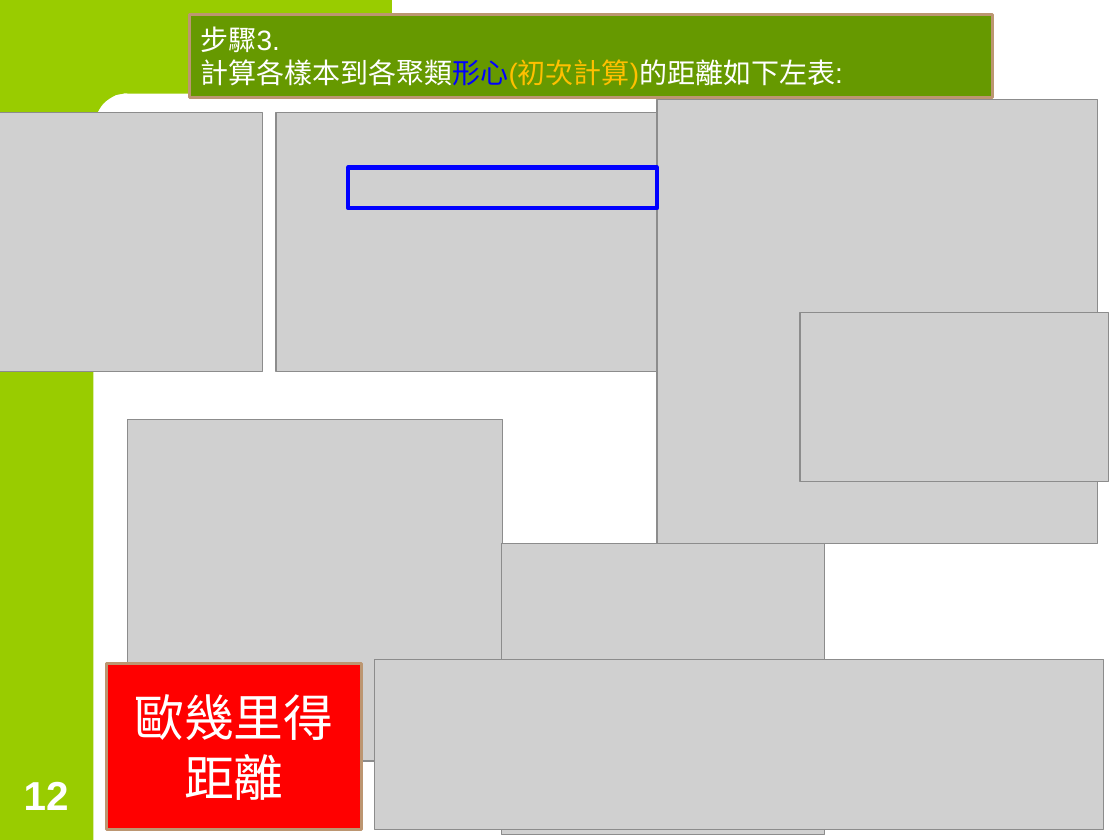
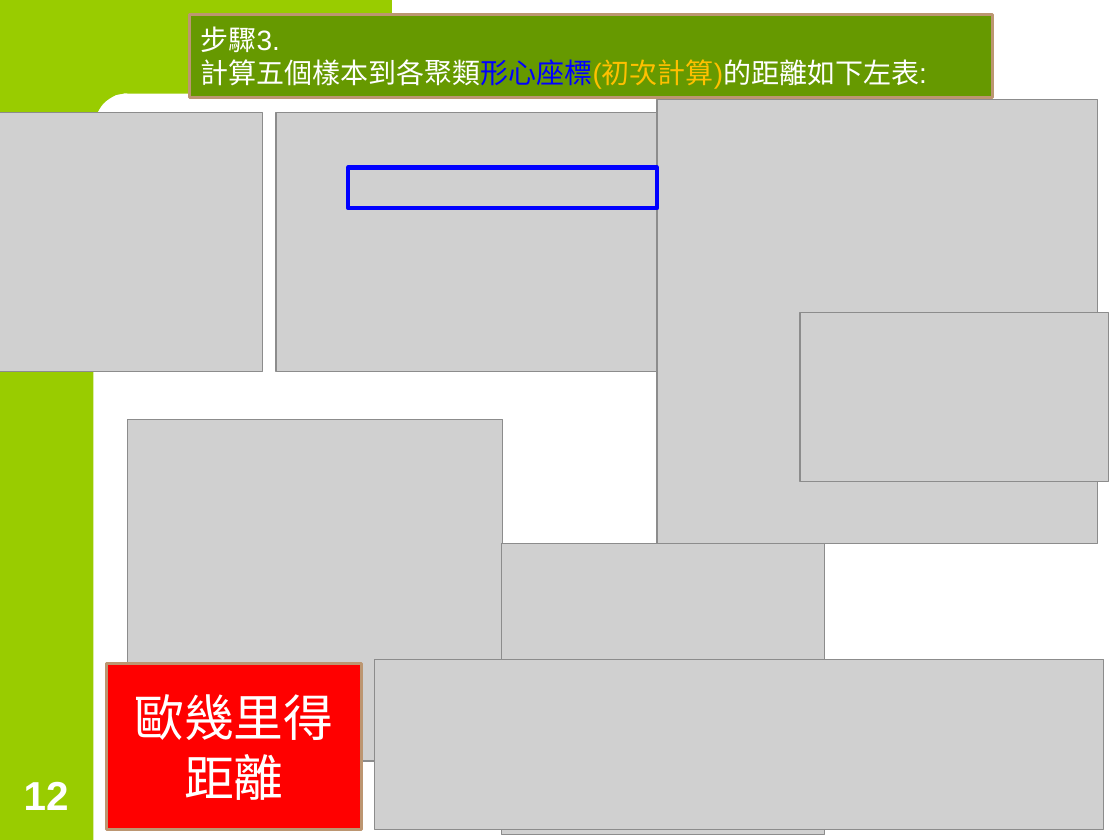
Before and after one commit to chih-chengwu/Data-Mining-MarkDown, a slide deck: slide 12 of 第5章_聚類分析-均值(K-means)聚類分析.pptx. Drawn at 1120x840 pixels with LibreOffice and Linux fonts; fonts in the diff are those of the drawing; grey boxes stand for pictures. Boxes give left, top, right and bottom in pixels: in the first picture for what was removed or moved away, otherwise in the second. Text is boxed around its words. In the diff, an @@ line names an element or a change of style, - is before the commit and + after.

```diff
--- a/第5章_聚類分析-均值(K-means)聚類分析.pptx
+++ b/第5章_聚類分析-均值(K-means)聚類分析.pptx
@@ text in rectangle at box(201, 59, 927, 89): text changed @@
-計算各樣本到各聚類形心(初次計算)的距離如下左表:
+計算五個樣本到各聚類形心座標(初次計算)的距離如下左表:
```
Also in this commit, not shown: 3 other slides changed.
